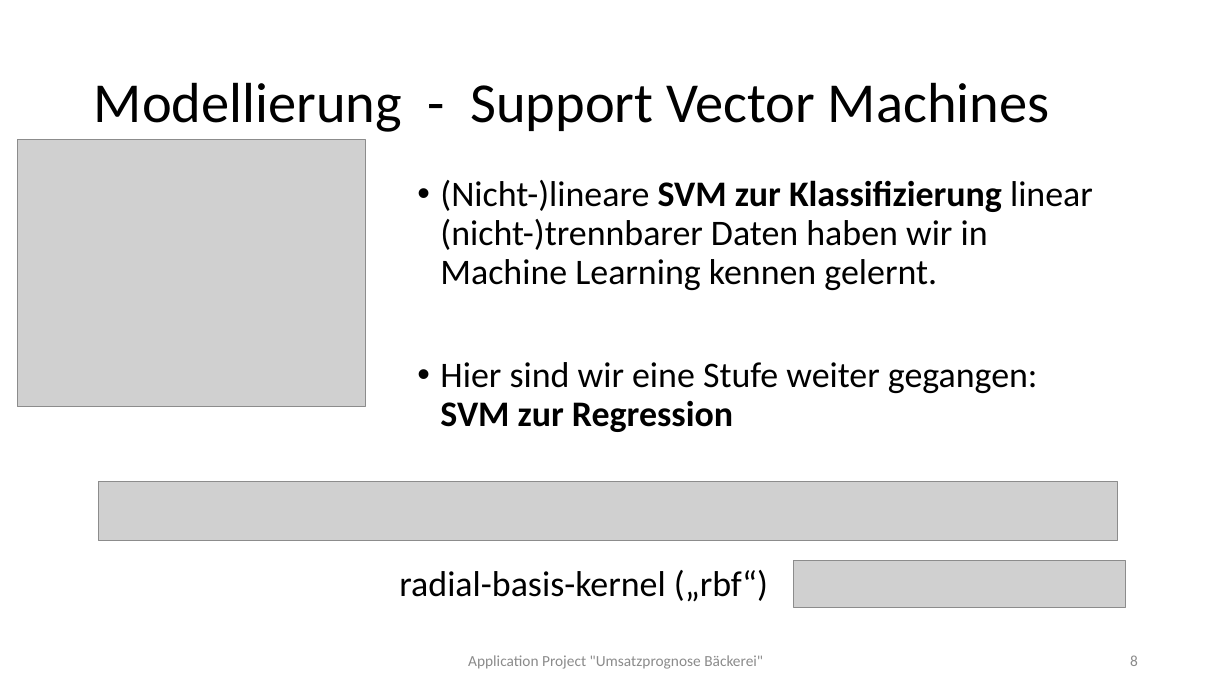
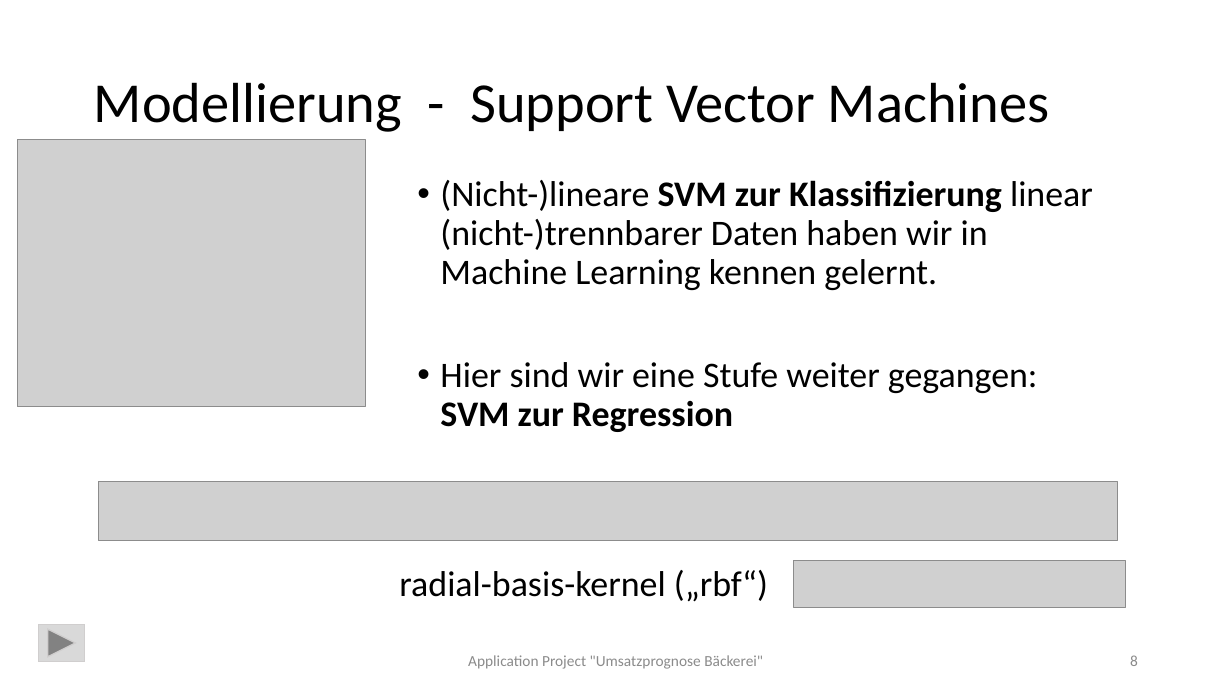
Before and after one commit to ChristinaMaedge/Application_Project, a slide deck: slide 8 of ApplicationProject_UmsatzprognoseBäckerei_v2.pptx. Drawn at 1232x693 pixels with LibreOffice and Linux fonts; fonts in the diff are those of the drawing; grey boxes stand for pictures. Boxes give left, top, right and bottom in pixels: in the first picture for what was removed or moved away, otherwise in the second. Text is boxed around its words. In the diff, an @@ line names an element or a change of style, - is before the commit and + after.

```diff
--- a/ApplicationProject_UmsatzprognoseBäckerei_v2.pptx
+++ b/ApplicationProject_UmsatzprognoseBäckerei_v2.pptx
@@ action button forward next added at <box>39,625,85,662</box>, fill #D9D9D9, outline #D0CECE 1 pt @@
```
Also in this commit, not shown: 4 other slides changed, 4 slides added, 3 other files.
